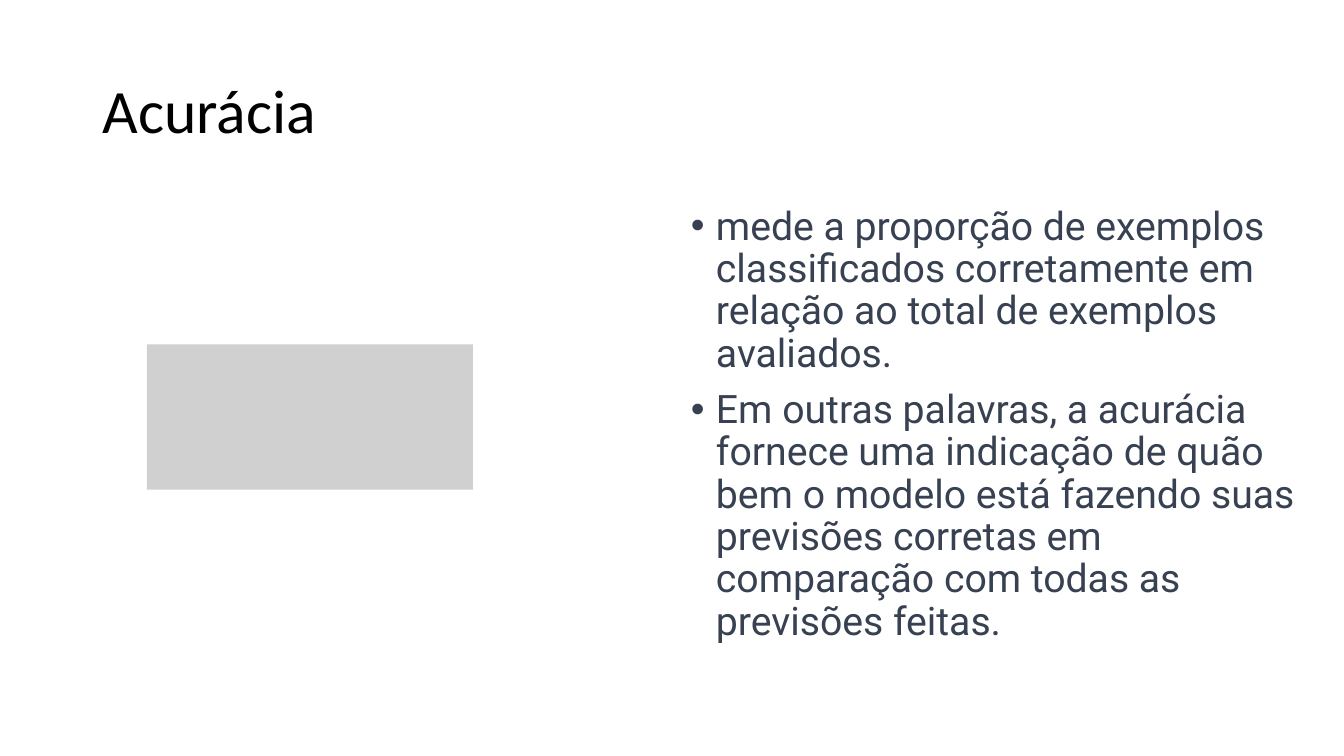
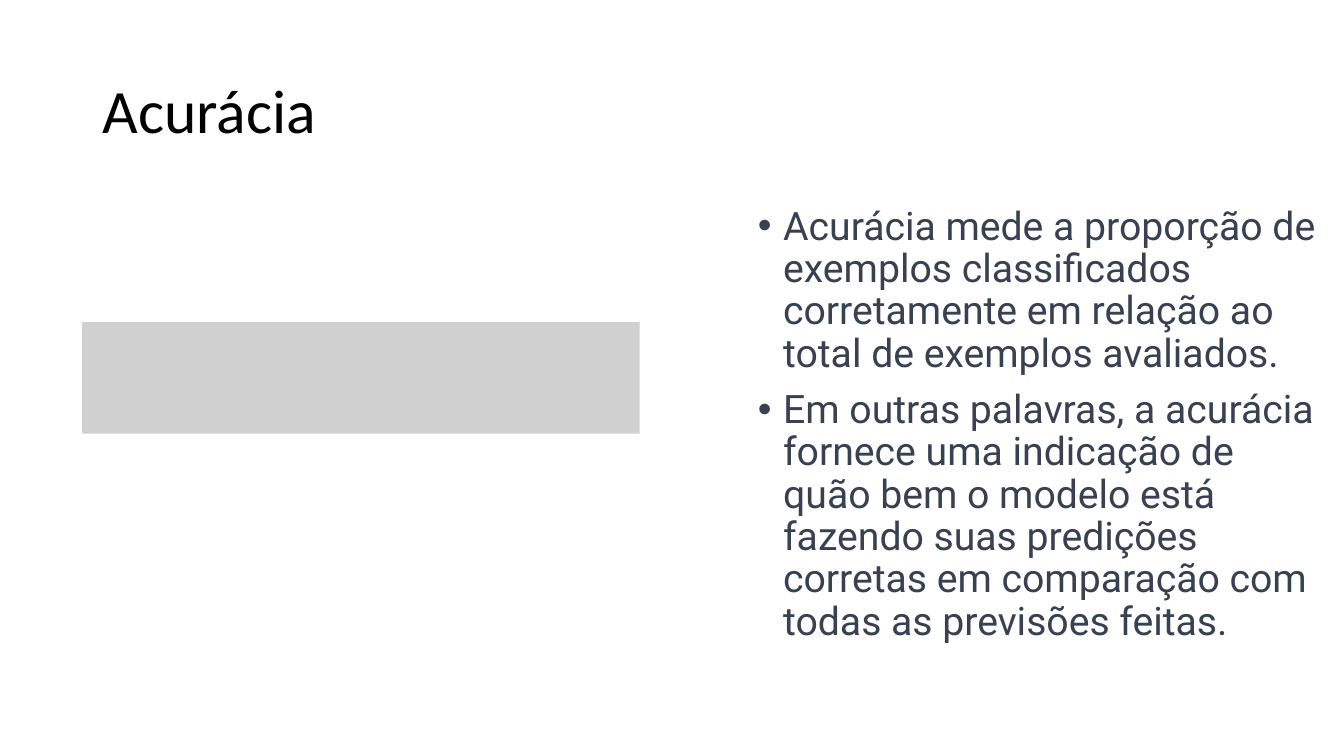
Before and after one commit to zz4fap/tp557-iot-ml, a slide deck: slide 11 of slides/TP557_11_Métricas_de_Classificação.pptx. Drawn at 1344x756 pixels with LibreOffice and Linux fonts; fonts in the diff are those of the drawing; grey boxes stand for pictures. Boxes give left, top, right and bottom in pixels: in the first picture for what was removed or moved away, otherwise in the second. Text is boxed around its words. In the diff, an @@ line names an element or a change of style, - is before the commit and + after.

Commit message:
update of slides

```diff
--- a/slides/TP557_11_Métricas_de_Classificação.pptx
+++ b/slides/TP557_11_Métricas_de_Classificação.pptx
@@ text at bbox=[783, 210, 1315, 643]: text changed @@
-• mede a proporção de exemplos classificados corretamente em relação ao total de exemplos avaliados.
-• Em outras palavras, a acurácia fornece uma indicação de quão bem o modelo está fazendo suas previsões corretas em comparação com todas as previsões feitas.
+• Acurácia mede a proporção de exemplos classificados corretamente em relação ao total de exemplos avaliados.
+• Em outras palavras, a acurácia fornece uma indicação de quão bem o modelo está fazendo suas predições corretas em comparação com todas as previsões feitas.
@@ picture: place and size @@
-picture at bbox=[147, 345, 473, 490]
+picture at bbox=[82, 323, 639, 435]
```
Also in this commit, not shown: 1 other slide changed, 2 slides added, 1 slide removed.
